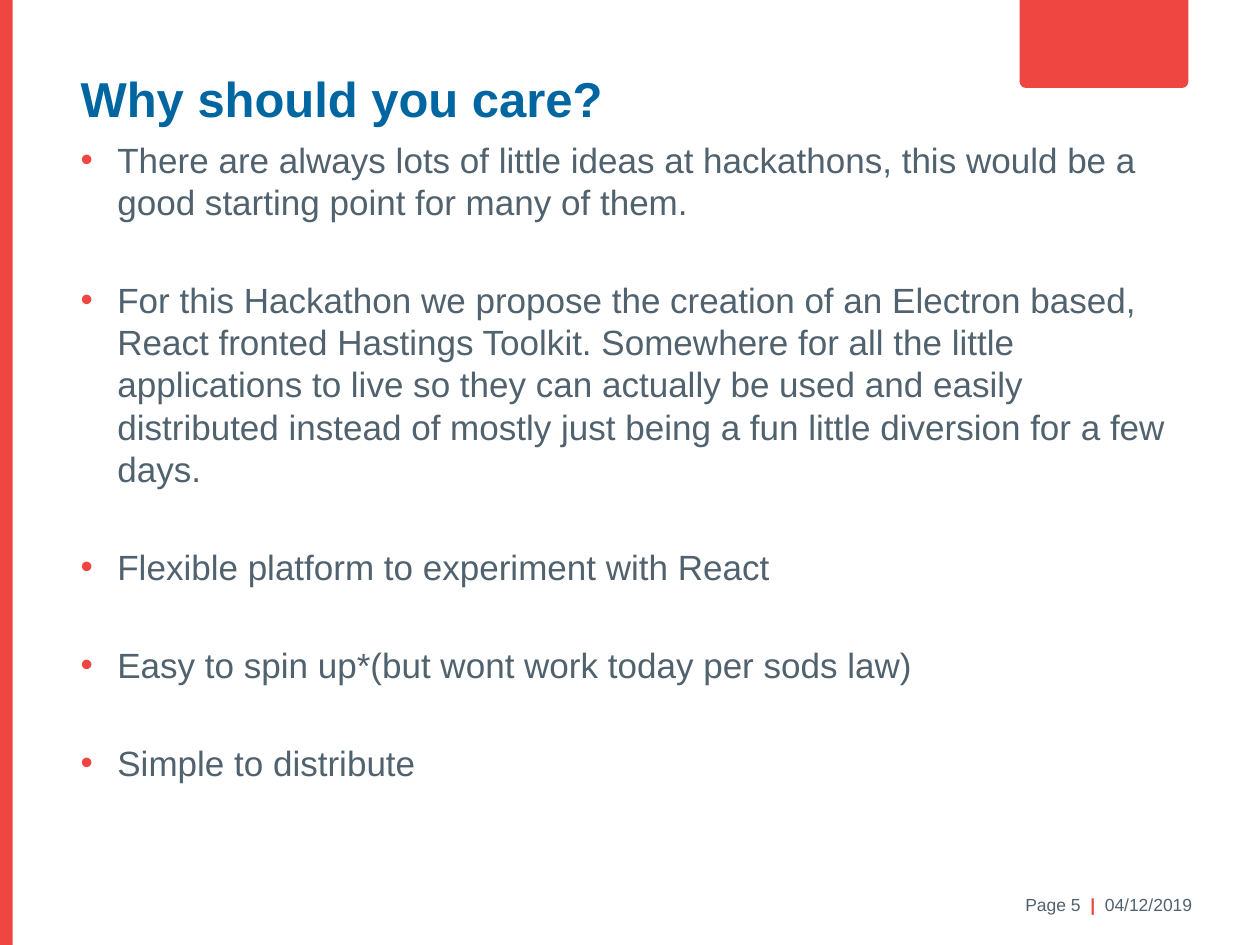
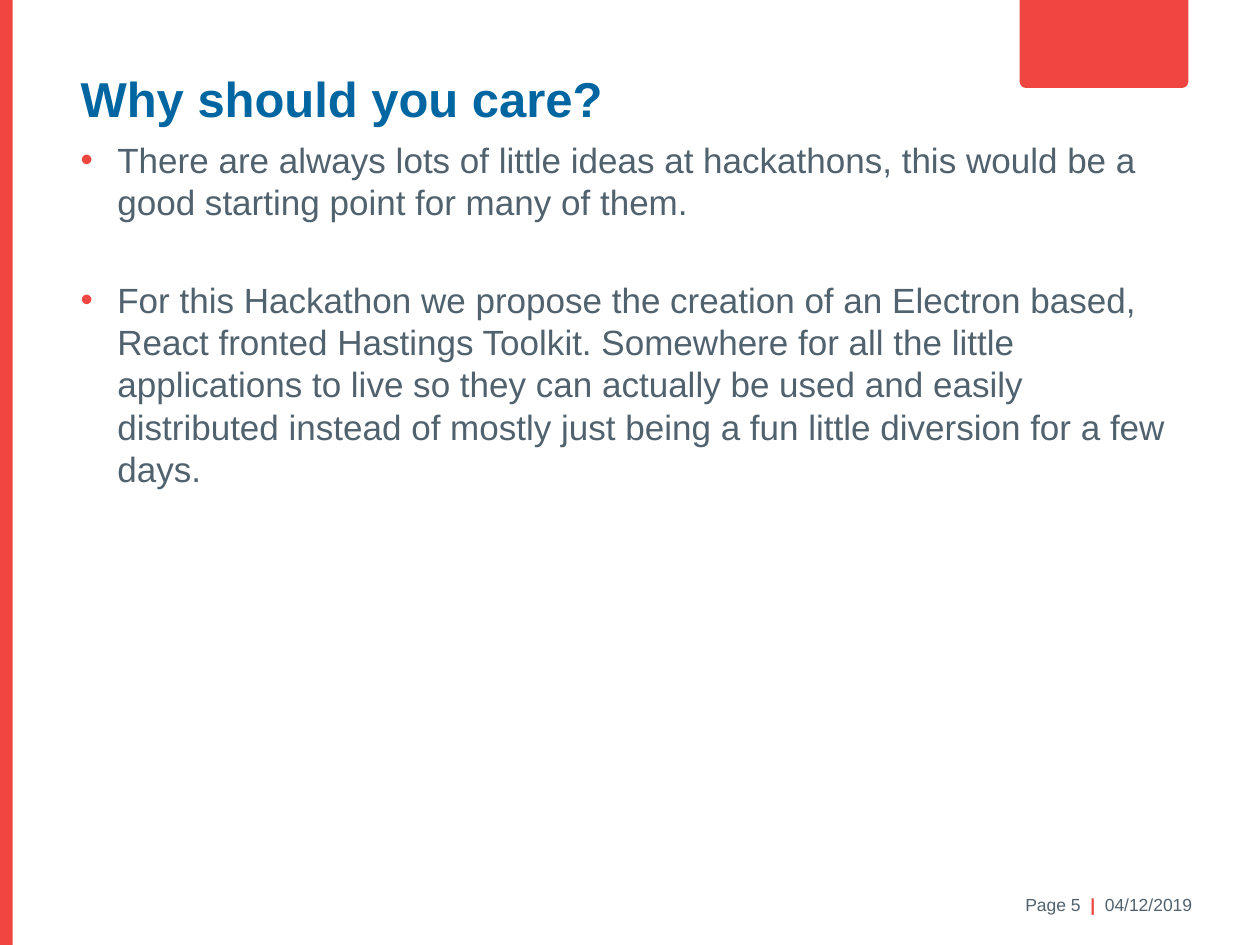
Before and after one commit to antonmaeso/HastingsPier, a slide deck: slide 5 of Electron Brownbag.pptx. Drawn at 1260x945 pixels with LibreOffice and Linux fonts; fonts in the diff are those of the drawing; background and template pictures are left out. Boxes give left, top, right and bottom in pixels: in the first picture for what was removed or moved away, otherwise in the second. Text is boxed around its words. In the diff, an @@ line names an element or a change of style, - is before the commit and + after.

```diff
--- a/Electron Brownbag.pptx
+++ b/Electron Brownbag.pptx
@@ text at [117,554,911,782]: paragraphs removed @@
-• Flexible platform to experiment with React
-• Easy to spin up*(but wont work today per sods law)
-• Simple to distribute
```
Also in this commit, not shown: 4 other slides changed, 4 slides added, 1 slide removed, 1 other file.
